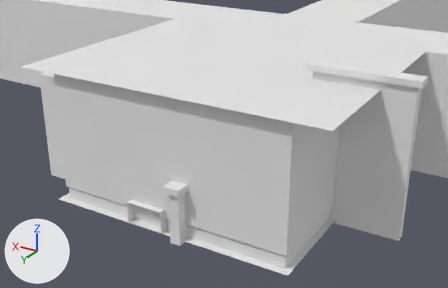
The FBX model Assets/Model/Couloir.fbx: old version first, new version second.
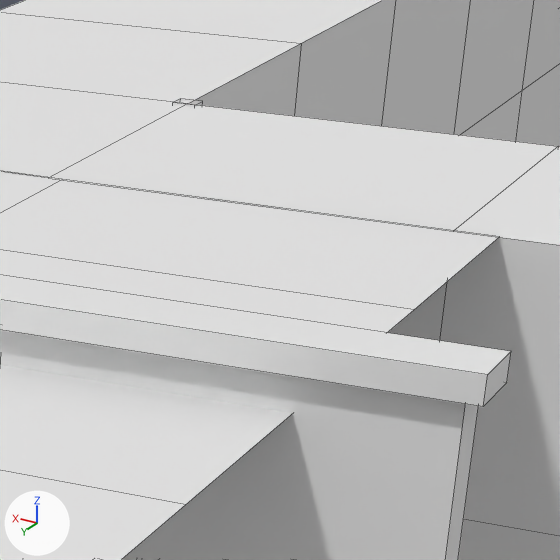
There are two pictures of each version: one whole from a camera (50 mm lens) standing at (-6.15, 13.13, 6.12) and looking at (0.29, 2.4, 0.75), one close up on the part from 71% to 98% of the width and 0% to 42% of the height. Arrows for +X, +Y and +Z are at lower left; the lights stay in place. The last two pictures show the newer version. The close-ups show mesh edges as thin lines. Where no turn or scale is listed for an object, it has been applied to the vertices.

Names of what the first close-up shows: 'Corridor', 'Cube', 'Roof'.
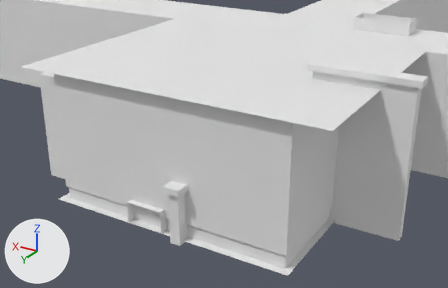
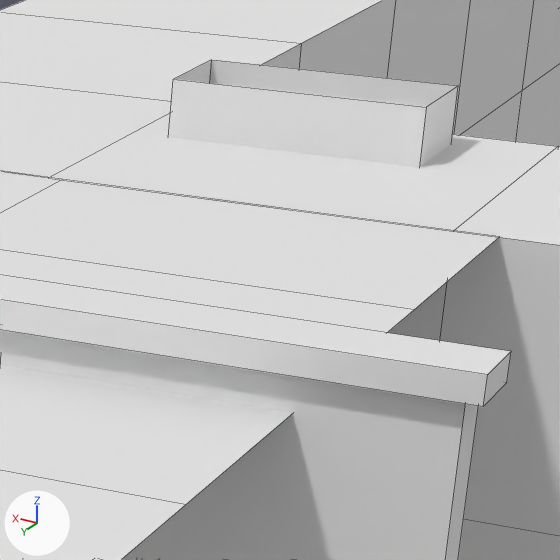
Boxes (x1, y1, x2, y2) around the edits, measured in the close-ups (560 x 560 px):
```json
{"object": "Vent_corridor", "change": "added", "after": [169, 60, 458, 167]}
{"object": "Fencing", "change": "unchanged, uncovered by the edit", "after": [0, 275, 511, 560]}
{"object": "Cube", "change": "unchanged, covered by the edit", "before": [0, 275, 511, 560]}
```

The change, as JSON lines over the scene's bpy script:
```json
{"op": "add", "block": "me_plane_016", "code": ["me_plane_016 = bpy.data.meshes.new('Plane.016')", "me_plane_016.from_pydata([(0.659, -0.297, -0.162), (-0.659, -0.297, -0.162), (0.659, 0.297, -0.162), (0.659, -0.297, 0.162), (-0.659, -0.297, 0.162), (0.659, 0.297, 0.162), (-0.659, 0.297, 0.162), (-0.659, 0.297, -0.162)], [], [(0, 3, 4, 1), (2, 0, 1, 7), (2, 5, 3, 0), (7, 6, 5, 2), (1, 4, 6, 7)])", "me_plane_016.materials.append(mat_vent)  # white #e7e7e7"]}
{"op": "add", "block": "ob_vent_corridor", "code": ["ob_vent_corridor = bpy.data.objects.new('Vent_corridor', me_plane_016)", "ob_vent_corridor.location = (-1.853, -1.468, 2.892)"]}
```
